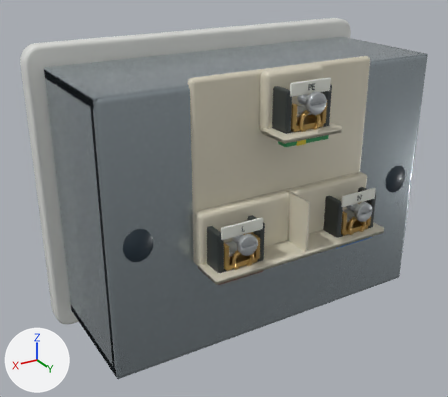
Renders of the Blender file authoring/blender/models/socket_default.blend from each side of a commit.
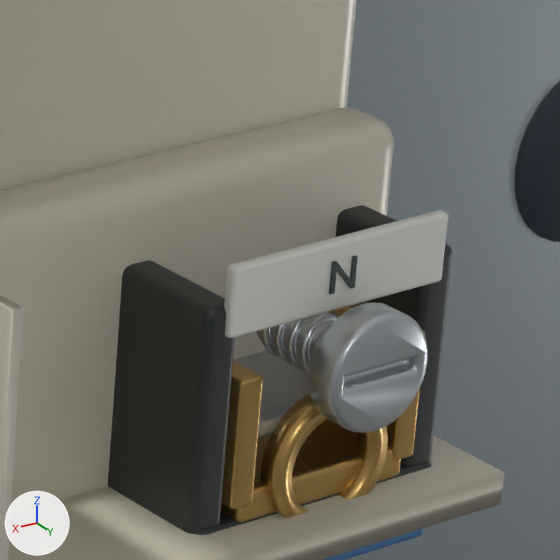
The first picture shows the older version from a 50 mm lens placed at (0.901, 1.468, 1.303), pointed at (0.062, 0.07, 0.604). The close-ups show the older and then the newer version on the part from 69% to 88% of the width and 39% to 61% of the height of that picture. Only the edits that show in the close-ups are written down. Lighting does not change. The marker at lower left points along +X, +Y and +Z.

Objects in the first close-up: 'Brass conductor bed.001', 'Folded brass current cage.002', 'Insulated cage side.002', 'Insulated cage side.003', 'Moulded terminal legend pad.001', 'Rear conductor funnel.001', 'Recessed screw head.001', 'mark:N', 'node-2', 'node-55', 'node-57', 'node-61', 'node-9' and 7 more.
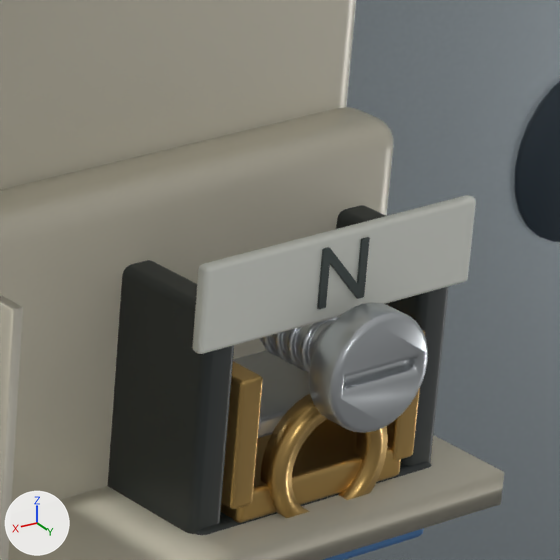
Location of each change, (x1, y1, x2, y2) in pixels of the close-ups (560 x 560 px; the box of a moved part takes in the faces that stretch with it):
'Moulded terminal legend pad.001', reshaped (27% wider, 24% taller): before (224, 210, 448, 338); after (192, 195, 476, 354)
part 1 of me_cube_036, moved or reshaped: before (225, 334, 233, 338); after (193, 348, 204, 354)
part 2 of me_cube_036, moved or reshaped: before (224, 265, 239, 335); after (192, 264, 210, 351)
part 3 of me_cube_036, moved or reshaped: before (232, 279, 441, 338); after (203, 279, 467, 354)
part 4 of me_cube_036, moved or reshaped: before (231, 210, 448, 335); after (204, 195, 476, 351)
part 5 of me_moulded_marking_001, moved or reshaped: before (331, 257, 357, 294); after (319, 238, 370, 309)
part 6 of me_moulded_marking_001, moved or reshaped: before (329, 255, 358, 294); after (317, 237, 370, 309)

What the commit changed:
me_cube_036 is used by ob_moulded_terminal_legend_pad_001; parent ob_terminal_n; location (0.0, 0.082, 0.001).
me_cube_036 had 96 vertices, 98 faces and spanned x -0.0575..0.0575, y -0.0155..0.0155, z -0.003..0.003.
me_cube_036 now has 96 vertices, 98 faces and spans x -0.0725..0.0725, y -0.019..0.019, z -0.003..0.003.
me_cube_036 part 1: all 24 vertices in x -0.0575..-0.0555, y -0.0155..-0.0135, z -0.003..0.003 are moved by (-0.015, -0.0035, 0.0).
me_cube_036 part 2: all 24 vertices in x -0.0575..-0.0555, y 0.0135..0.0155, z -0.003..0.003 are moved by (-0.015, 0.0035, 0.0).
me_cube_036 part 3: all 24 vertices in x 0.0555..0.0575, y -0.0155..-0.0135, z -0.003..0.003 are moved by (0.015, -0.0035, 0.0).
me_cube_036 part 4: all 24 vertices in x 0.0555..0.0575, y 0.0135..0.0155, z -0.003..0.003 are moved by (0.015, 0.0035, 0.0).
me_moulded_marking_001 is used by ob_mark_n; parent ob_terminal_n; location (0.0, 0.082, 0.005).
me_moulded_marking_001 had 140 vertices, 126 faces and spanned x -0.00648..0.00646, y -0.00615..0.00779, z -0.0006..0.0006.
me_moulded_marking_001 now has 140 vertices, 126 faces and spans x -0.01218..0.01214, y -0.01155..0.01467, z -0.0006..0.0006.
me_moulded_marking_001 part 5: the loose piece of 10 vertices spanning x -0.00633..0.00631, y -0.006..0.00764, z 0.0006 is scaled about the mesh origin by (1.9, 1.9, 1).
me_moulded_marking_001 part 6: 120 of 140 vertices moved; they spanned x -0.00648..0.00646, y -0.00615..0.00779, z -0.0006..0.0006 and now span x -0.01218..0.01214, y -0.01155..0.01467, z -0.0006..0.0006; mean shift (-0.00002, 0.00073, 0.0); largest move (-0.00638, 0.00769, -0.00059) -> (-0.01207, 0.01456, -0.00059).
Other edits to the shape of me_moulded_marking_001 do not show in these pictures.
